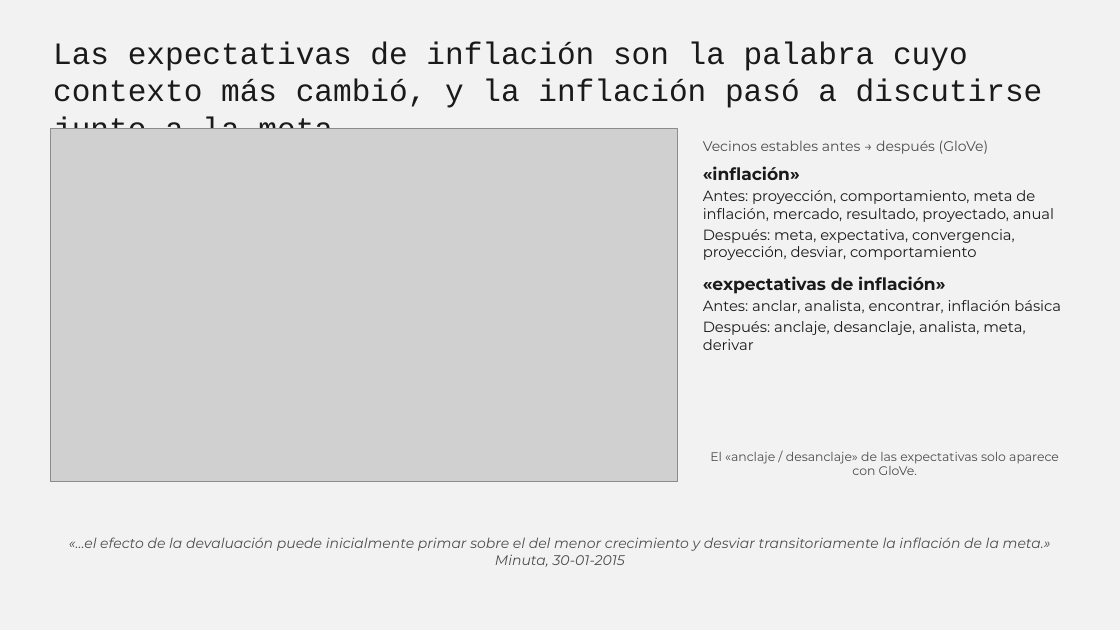
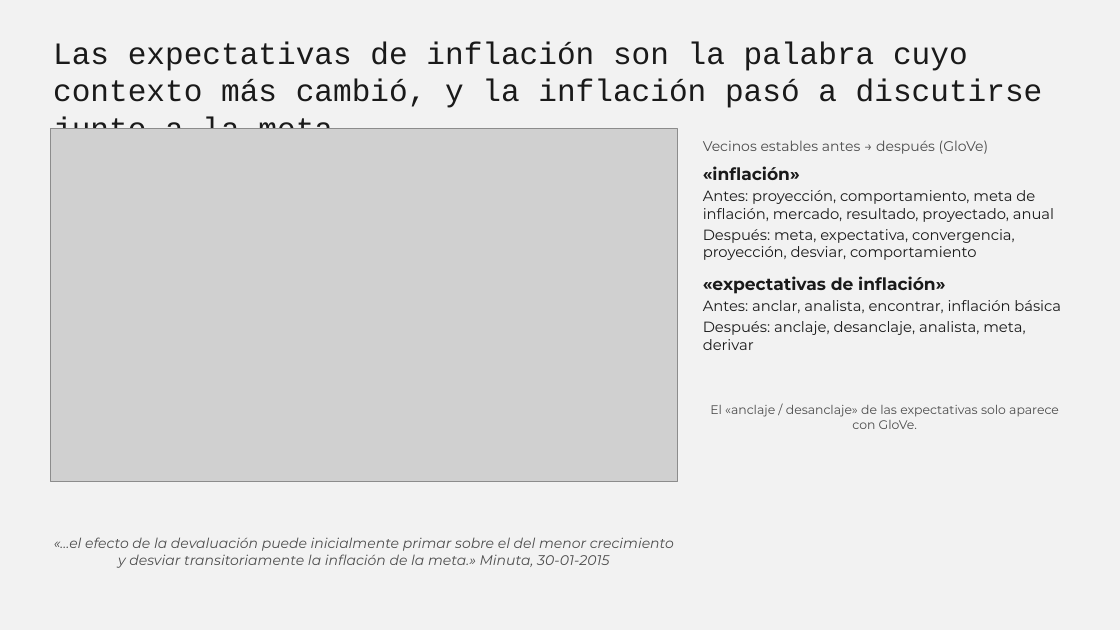
Before and after one commit to talleres-ECON3785/taller_03, a slide deck: slide 8 of 08_Entregables/Presentación Final.pptx. Drawn at 1120x630 pixels with LibreOffice and Linux fonts; fonts in the diff are those of the drawing; grey boxes stand for pictures. Boxes give left, top, right and bottom in pixels: in the first picture for what was removed or moved away, otherwise in the second. Text is boxed around its words. In the diff, an @@ line names an element or a change of style, - is before the commit and + after.

Commit message:
presentación final

```diff
--- a/08_Entregables/Presentación Final.pptx
+++ b/08_Entregables/Presentación Final.pptx
@@ text "El «anclaje / desanclaje» de ...": place and size @@
-text "El «anclaje / desanclaje» de ..." at [710, 452, 1059, 475]
+text "El «anclaje / desanclaje» de ..." at [710, 405, 1059, 429]
@@ text "«…el efecto de la devaluación ..." rewrapped from [69, 537, 1051, 567] to [54, 537, 674, 568] @@
```
Also in this commit, not shown: 1 other file.
